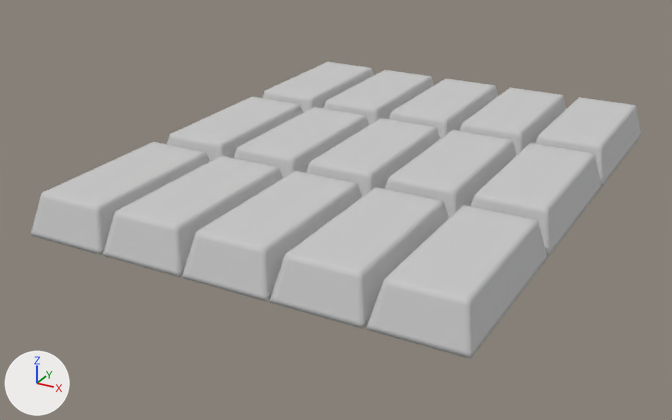
Renders of the FBX model Game Mockups Start Project/Assets/CustomAssets/Meshes/GoldLayerBase.fbx from each side of a commit.
Camera for both pictures: a camera (50 mm lens) standing at (1.216, -2.472, 1.098) and looking at (-0.076, -0.122, -0.077). Lighting does not change. The marker at lower left points along +X, +Y and +Z. Where no turn or scale is listed for an object, it has been applied to the vertices.

The first picture shows 'goldbar'.
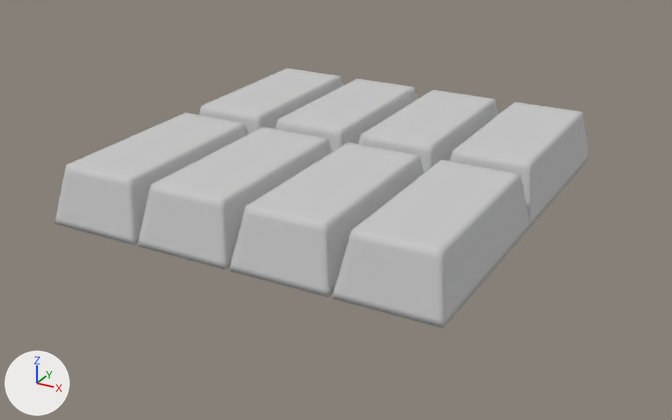
Commit message: Big Brick Layer Base Mesh

What differs and where, as boxes [x1, y1, x2, y2] in the pictures (672 x 420 px; the box of a moved part takes in the faces that stretch with it):
```json
{"object": "goldbar", "change": "reshaped", "before": [31, 62, 641, 359], "after": [55, 68, 589, 328], "on screen": "12% narrower, 12% shorter"}
{"part": 1, "of": "me_goldbar", "change": "moved or reshaped", "before": [167, 96, 303, 161], "after": [199, 68, 343, 134]}
{"part": 2, "of": "me_goldbar", "change": "moved or reshaped", "before": [234, 107, 369, 178], "after": [275, 78, 418, 152]}
{"part": 3, "of": "me_goldbar", "change": "moved or reshaped", "before": [182, 171, 362, 302], "after": [229, 142, 424, 297]}
{"part": 4, "of": "me_goldbar", "change": "moved or reshaped", "before": [471, 143, 602, 257], "after": [450, 102, 589, 227]}
{"part": 5, "of": "me_goldbar", "change": "rebuilt", "before": [103, 156, 283, 277], "after": [137, 127, 332, 270], "on screen": "8% wider, 18% taller"}
{"part": 6, "of": "me_goldbar", "change": "rebuilt", "before": [31, 142, 210, 255], "after": [55, 113, 249, 245], "on screen": "8% wider, 17% taller"}
{"part": 7, "of": "me_goldbar", "change": "added", "after": [359, 90, 498, 173]}
{"part": 8, "of": "me_goldbar", "change": "added", "after": [332, 159, 530, 328]}
{"part": 9, "of": "me_goldbar", "change": "deleted", "before": [262, 62, 641, 359]}
```

Scene script edits in JSON lines:
```json
{"block": "me_goldbar", "where": "# used by ob_goldbar; location = (0.0, 0.0, 0.0)"}
{"op": "remove", "block": "me_goldbar", "code": "me_goldbar.from_pydata(...)  # 840 vertices, 810 faces; spans x -0.65..0.65, y -0.84..0.84, z 0.0..0.12"}
{"op": "add", "block": "me_goldbar", "code": "me_goldbar.from_pydata(...)  # 448 vertices, 432 faces; spans x -0.64..0.54, y -0.75..0.52, z 0.0..0.17"}
{"block": "me_goldbar", "change": "me_goldbar part 1: the loose piece of 56 vertices spanning x -0.65..-0.39, y -0.28..0.28, z 0.0..0.12 is scaled about its middle by (1.14, 1.14, 1.43), then moved by (0.02, 0.2, 0.02)"}
{"block": "me_goldbar", "change": "me_goldbar part 2: the loose piece of 56 vertices spanning x -0.39..-0.13, y -0.28..0.28, z 0.0..0.12 is scaled about its middle by (1.14, 1.14, 1.43), then moved by (0.06, 0.2, 0.02)"}
{"block": "me_goldbar", "change": "me_goldbar part 3: the loose piece of 56 vertices spanning x -0.13..0.13, y -0.84..-0.28, z 0.0..0.12 is scaled about its middle by (1.14, 1.14, 1.43), then moved by (0.1, 0.13, 0.02)"}
{"block": "me_goldbar", "change": "me_goldbar part 4: the loose piece of 56 vertices spanning x 0.39..0.65, y -0.28..0.28, z 0.0..0.12 is scaled about its middle by (1.14, 1.14, 1.43), then moved by (-0.12, 0.2, 0.02)"}
{"block": "me_goldbar", "change": "me_goldbar part 5: the loose piece of 56 vertices spanning x -0.39..-0.13, y -0.84..-0.28, z 0.0..0.12 is rebuilt with 56 vertices and now spans x -0.34..-0.06, y -0.75..-0.11, z 0.0..0.17"}
{"block": "me_goldbar", "change": "me_goldbar part 6: the loose piece of 56 vertices spanning x -0.65..-0.39, y -0.84..-0.28, z 0.0..0.12 is rebuilt with 56 vertices and now spans x -0.64..-0.36, y -0.75..-0.11, z 0.0..0.17"}
{"block": "me_goldbar", "change": "me_goldbar part 7: a new loose piece of 56 vertices spanning x -0.04..0.24, y -0.12..0.52, z 0.0..0.17, in mat_goldbar (its picture is missing)"}
{"block": "me_goldbar", "change": "me_goldbar part 8: a new loose piece of 56 vertices spanning x 0.26..0.54, y -0.75..-0.11, z 0.0..0.17, in mat_goldbar (its picture is missing)"}
{"block": "me_goldbar", "change": "me_goldbar part 9: 9 loose pieces with 504 vertices, spanning x -0.65..0.65, y -0.84..0.84, z 0.0..0.12, are deleted"}
```
